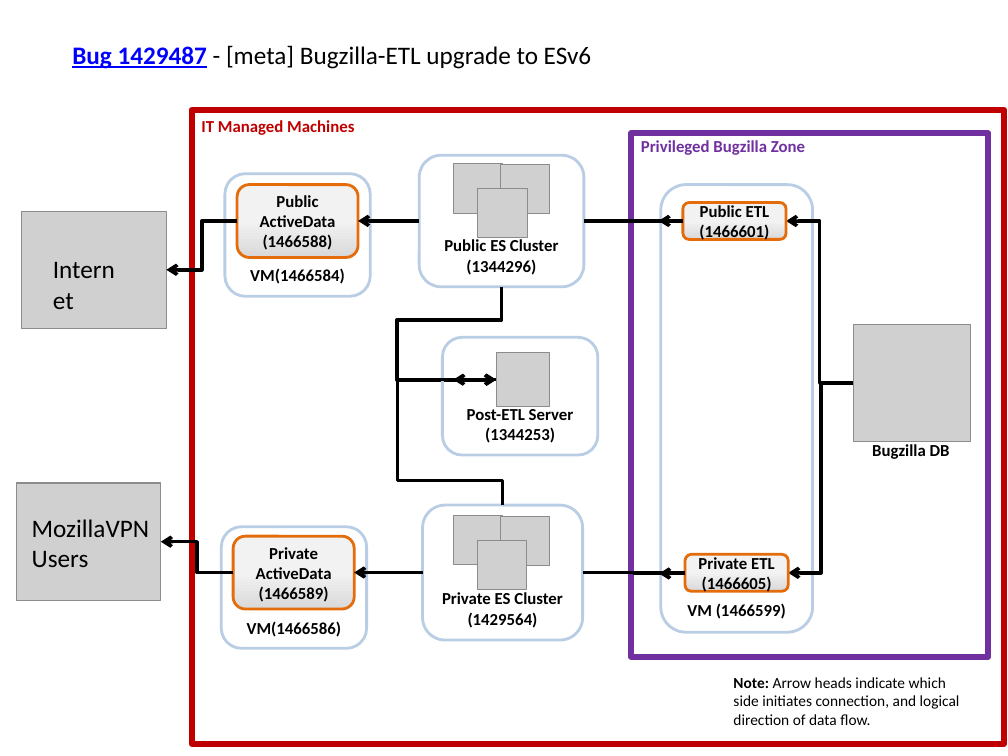
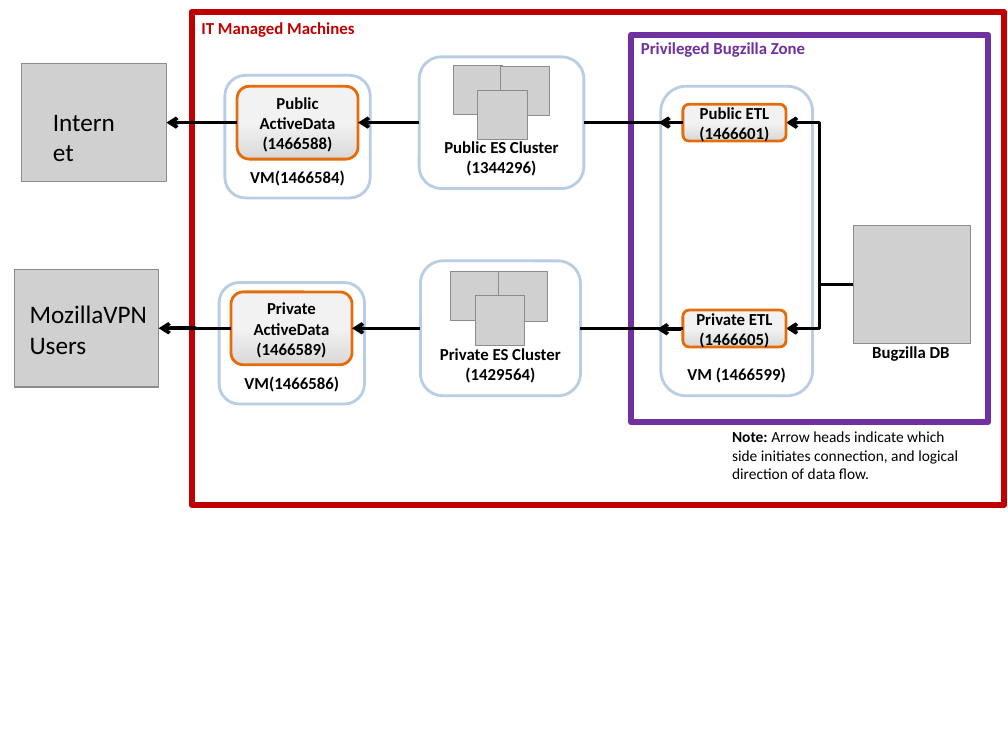
Before and after one commit to mozilla/Bugzilla-ETL, a slide deck: slide 1 of docs/Architecture_2018.pptx. Drawn at 1008x756 pixels with LibreOffice and Linux fonts; fonts in the diff are those of the drawing; grey boxes stand for pictures. Boxes give left, top, right and bottom in pixels: in the first picture for what was removed or moved away, otherwise in the second. Text is boxed around its words. In the diff, an @@ line names an element or a change of style, - is before the commit and + after.

```diff
--- a/docs/Architecture_2018.pptx
+++ b/docs/Architecture_2018.pptx
@@ rectangle: place and size @@
-rectangle at bbox=[192, 110, 1004, 744]
+rectangle at bbox=[192, 11, 1004, 504]
@@ text removed at bbox=[72, 45, 591, 69] @@
-Bug 1429487 - [meta] Bugzilla-ETL upgrade to ESv6
@@ rectangle: place and size @@
-rectangle at bbox=[631, 133, 988, 656]
+rectangle at bbox=[631, 35, 988, 422]
@@ picture: place and size @@
-picture at bbox=[22, 211, 166, 329]
+picture at bbox=[22, 64, 166, 181]
@@ 2 rounded rectangles, 1 picture: place and size @@
-2 rounded rectangles, 1 picture at bbox=[225, 164, 550, 296]
+2 rounded rectangles, 1 picture at bbox=[225, 67, 550, 199]
@@ rounded rectangle "VM (1466599)": place and size @@
-rounded rectangle "VM (1466599)" at bbox=[661, 184, 813, 632]
+rounded rectangle "VM (1466599)" at bbox=[661, 87, 813, 396]
@@ text "Internet": place and size @@
-text "Internet" at bbox=[43, 249, 128, 280]
+text "Internet" at bbox=[43, 102, 128, 133]
@@ elbow arrow moved from (237, 221) - (166, 270) to (237, 123) - (166, 123) @@
@@ 3 pictures, 3 texts, 3 elbow arrows, 2 rounded rectangles, 1 elbow line: place and size @@
-3 pictures, 3 texts, 3 elbow arrows, 2 rounded rectangles, 1 elbow line at bbox=[201, 120, 970, 459]
+3 pictures, 3 texts, 3 elbow arrows, 2 rounded rectangles, 1 elbow line at bbox=[201, 22, 970, 361]
@@ picture: place and size @@
-picture at bbox=[16, 483, 160, 601]
+picture at bbox=[14, 269, 158, 387]
@@ text "MozillaVPN Users": place and size @@
-text "MozillaVPN Users" at bbox=[32, 519, 149, 567]
+text "MozillaVPN Users" at bbox=[30, 305, 147, 354]
@@ rounded rectangle "VM(1466586)": place and size @@
-rounded rectangle "VM(1466586)" at bbox=[222, 527, 367, 649]
+rounded rectangle "VM(1466586)" at bbox=[219, 282, 364, 404]
@@ elbow arrow removed from (502, 287) to (496, 380) @@
@@ elbow arrow moved from (853, 383) - (788, 573) to (853, 284) - (786, 329) @@
@@ elbow arrow moved from (233, 573) - (160, 541) to (231, 329) - (158, 329) @@
@@ 3 pictures, 3 rounded rectangles, 2 elbow arrows, 1 text, 1 elbow line: place and size @@
-3 pictures, 3 rounded rectangles, 2 elbow arrows, 1 text, 1 elbow line at bbox=[233, 505, 960, 725]
+3 pictures, 3 rounded rectangles, 2 elbow arrows, 1 text, 1 elbow line at bbox=[231, 261, 958, 479]
@@ rounded rectangle removed at bbox=[443, 338, 598, 456] @@
-Post-ETL Server
-(1344253)
@@ picture removed at bbox=[496, 353, 549, 406] @@
@@ elbow arrow removed from (503, 505) to (496, 380) @@
@@ elbow arrow removed from (496, 380) to (454, 380) @@
```
Also in this commit, not shown: 2 other files.
